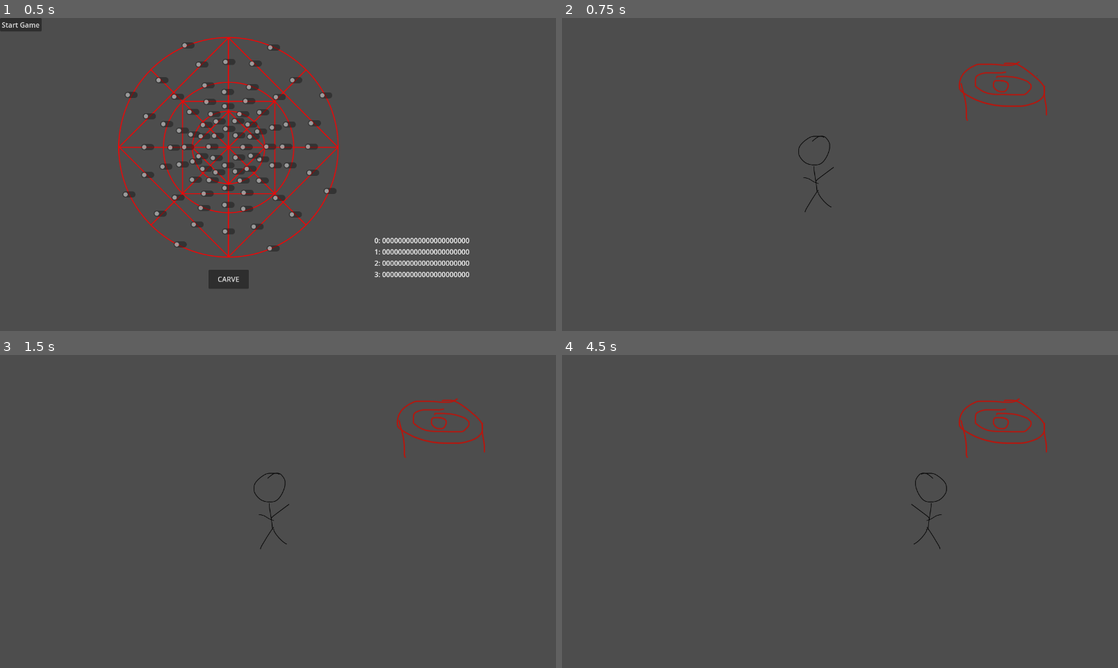
Above: before the commit, frames 1-4 (two rows, left to right).
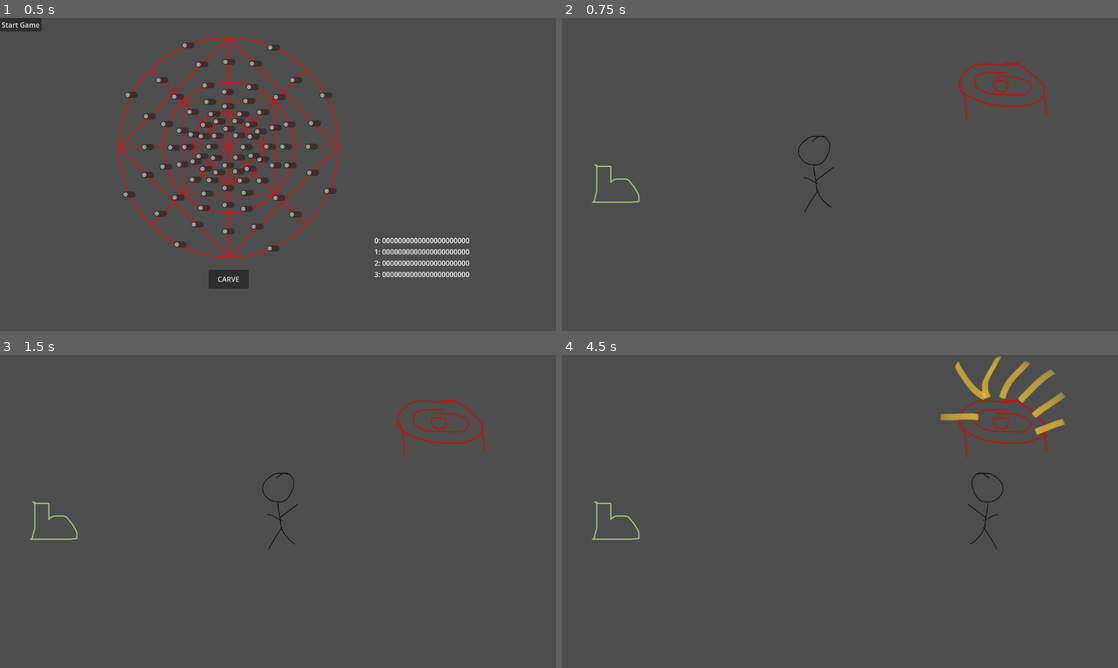
Above: after the commit, the same moments.

Repository: jeepy33/Spellcarver
Game: Godot game, scene res://src/scenes/main.tscn
Same seed, same stepped clock (60 frames per second), same inputs: the game is played once before the commit and once after it.
Inputs:
- Up to frame 1 (0.5 s): no input
- Up to frame 2 (0.75 s): click "Start Game" at 0.5 s
- Up to frame 3 (1.5 s): tap Enter at 1.25 s; hold Right (ui_right) from 1.28 s (still down); tap E (select_object) at 1.35 s
- Up to frame 4 (4.5 s): release Right (ui_right) at 2.03 s; hold Down (ui_down) 2.03-2.78 s; tap E (select_object) every 0.75 s from 2.1 to 4.35 s; hold Right (ui_right) 2.78-3.53 s; hold Up (ui_up) 3.53-4.28 s; hold Left (ui_left) from 4.28 s (still down)

Frame 1 is identical in both runs. In frame 2, 0.1% of the frame differs, in the area x 5-14%, y 46-60%; in frame 3, 0.3%; in frame 4, 1.4%, in the area x 5-91%, y 0-62%.

Commit message:
added cash register

Diff:
--- a/src/scenes/player.tscn
+++ b/src/scenes/player.tscn
@@ -33,7 +33,7 @@
 
 [sub_resource type="CapsuleShape2D" id="CapsuleShape2D_ymp2s"]
 radius = 114.0
-height = 424.0
+height = 376.0
 
 [node name="player" type="CharacterBody2D"]
 script = ExtResource("1_ac7k7")
--- a/src/scenes/shop.tscn
+++ b/src/scenes/shop.tscn
@@ -1,40 +1,85 @@
-[gd_scene load_steps=7 format=3 uid="uid://dlrmoyjnyoklc"]
+[gd_scene load_steps=11 format=3 uid="uid://dlrmoyjnyoklc"]
 
 [ext_resource type="Script" path="res://src/scripts/shop.gd" id="1_hwtng"]
 [ext_resource type="PackedScene" uid="uid://cj1x2tjlhwp4x" path="res://src/scenes/player.tscn" id="1_lu3kv"]
 [ext_resource type="Script" path="res://src/scripts/rune_table.gd" id="2_g1li3"]
 [ext_resource type="Texture2D" uid="uid://di1env1xef8hl" path="res://assets/placeholders/rune_table.png" id="2_l0513"]
 [ext_resource type="Texture2D" uid="uid://c5afnqufanpfl" path="res://assets/placeholders/rune_table_hightlight.png" id="5_gmpsj"]
+[ext_resource type="Texture2D" uid="uid://cmqmvd57pcjou" path="res://assets/placeholders/register.png" id="6_m2y38"]
 
-[sub_resource type="RectangleShape2D" id="RectangleShape2D_ca1wf"]
-size = Vector2(256, 153)
+[sub_resource type="CapsuleShape2D" id="CapsuleShape2D_0eeak"]
+radius = 73.5
+height = 216.0
+
+[sub_resource type="RectangleShape2D" id="RectangleShape2D_xpq5x"]
+size = Vector2(305, 226)
+
+[sub_resource type="RectangleShape2D" id="RectangleShape2D_c13xr"]
+size = Vector2(114, 94)
+
+[sub_resource type="RectangleShape2D" id="RectangleShape2D_xefip"]
+size = Vector2(211, 170.5)
 
 [node name="Node2D" type="Node2D"]
 script = ExtResource("1_hwtng")
 
 [node name="player" parent="." instance=ExtResource("1_lu3kv")]
 position = Vector2(81, 120)
-speed = 200
+speed = 300
 
 [node name="rune_table" type="StaticBody2D" parent="."]
 position = Vector2(1015, 168)
 script = ExtResource("2_g1li3")
 metadata/_edit_group_ = true
 
-[node name="Sprite2D" type="Sprite2D" parent="rune_table"]
+[node name="table" type="Sprite2D" parent="rune_table"]
 z_index = -1
 texture = ExtResource("2_l0513")
 
 [node name="CollisionShape2D" type="CollisionShape2D" parent="rune_table"]
 position = Vector2(0, 0.5)
-shape = SubResource("RectangleShape2D_ca1wf")
+rotation = 1.5708
+shape = SubResource("CapsuleShape2D_0eeak")
 
 [node name="highlight" type="Sprite2D" parent="rune_table"]
 position = Vector2(0, -75)
 scale = Vector2(0.8, 0.8)
 texture = ExtResource("5_gmpsj")
 
+[node name="Area2D" type="Area2D" parent="rune_table"]
+
+[node name="CollisionShape2D" type="CollisionShape2D" parent="rune_table/Area2D"]
+position = Vector2(5.5, 0)
+shape = SubResource("RectangleShape2D_xpq5x")
+
 [node name="player_start" type="Marker2D" parent="."]
 position = Vector2(585, 359)
 
+[node name="cash_register" type="StaticBody2D" parent="."]
+position = Vector2(124, 381)
+metadata/_edit_group_ = true
+
+[node name="register" type="Sprite2D" parent="cash_register"]
+texture = ExtResource("6_m2y38")
+
+[node name="CollisionShape2D" type="CollisionShape2D" parent="cash_register"]
+position = Vector2(-1, 1)
+shape = SubResource("RectangleShape2D_c13xr")
+
+[node name="highlight" type="Sprite2D" parent="cash_register"]
+position = Vector2(0, -47.9)
+scale = Vector2(0.465574, 0.567382)
+texture = ExtResource("5_gmpsj")
+
+[node name="Area2D" type="Area2D" parent="cash_register"]
+
+[node name="CollisionShape2D" type="CollisionShape2D" parent="cash_register/Area2D"]
+position = Vector2(0, 1)
+shape = SubResource("RectangleShape2D_xefip")
+debug_color = Color(0.592157, 0.443137, 0.827451, 0.419608)
+
 [connection signal="touching" from="player" to="." method="_on_player_touching"]
+[connection signal="body_entered" from="rune_table/Area2D" to="." method="_on_area_2d_body_entered"]
+[connection signal="body_exited" from="rune_table/Area2D" to="." method="_on_area_2d_body_exited"]
+[connection signal="body_entered" from="cash_register/Area2D" to="." method="_on_register_body_entered"]
+[connection signal="body_exited" from="cash_register/Area2D" to="." method="_on_register_body_exited"]
--- a/src/scripts/rune_table.gd
+++ b/src/scripts/rune_table.gd
@@ -3,7 +3,7 @@
 
 # Called when the node enters the scene tree for the first time.
 func _ready():
-	$highlight.hide()
+	pass
 
 
 # Called every frame. 'delta' is the elapsed time since the previous frame.
--- a/src/scripts/shop.gd
+++ b/src/scripts/shop.gd
@@ -1,15 +1,40 @@
 extends Node2D
 
+var playerInRuneTable
+var playerInCashRegister
 
 # Called when the node enters the scene tree for the first time.
 func _ready():
+	$rune_table/highlight.hide()
+	$cash_register/highlight.hide()
 	$player.start($player_start.position)
+	playerInRuneTable = false
+	playerInCashRegister = false
 
 
 # Called every frame. 'delta' is the elapsed time since the previous frame.
 func _process(delta):
-	pass
+	if Input.is_action_just_pressed("select_object"):
+		if playerInRuneTable:
+			print(str("player selected rune"))
+		if playerInCashRegister:
+			print(str("player selected cash register"))
 
 
-func _on_player_touching():
-	print(str('player touching'))
+func _on_area_2d_body_entered(body):
+	if body.get_name() == "player":
+		$rune_table/highlight.show()
+		playerInRuneTable = true
+
+func _on_area_2d_body_exited(body):
+	$rune_table/highlight.hide()
+	playerInRuneTable = false
+
+func _on_register_body_entered(body):
+	if body.get_name() == "player":
+		$cash_register/highlight.show()
+		playerInCashRegister = true
+
+func _on_register_body_exited(body):
+	$cash_register/highlight.hide()
+	playerInCashRegister = false
Binary file added: assets/placeholders/register.png
Not shown, added: assets/placeholders/register.png.import
Not shown: 1 places in src/scenes/main.tscn that only renumber resources
Not shown: 1 places in src/scenes/menu.tscn that only renumber resources
